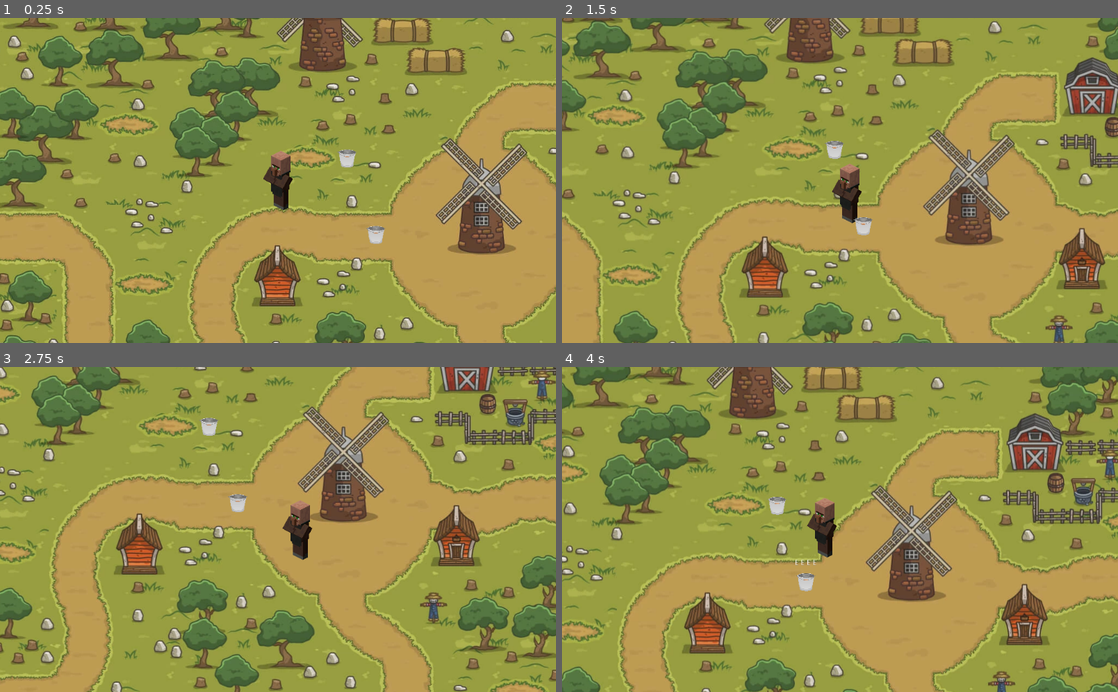
Above: before the commit, frames 1-4 (two rows, left to right).
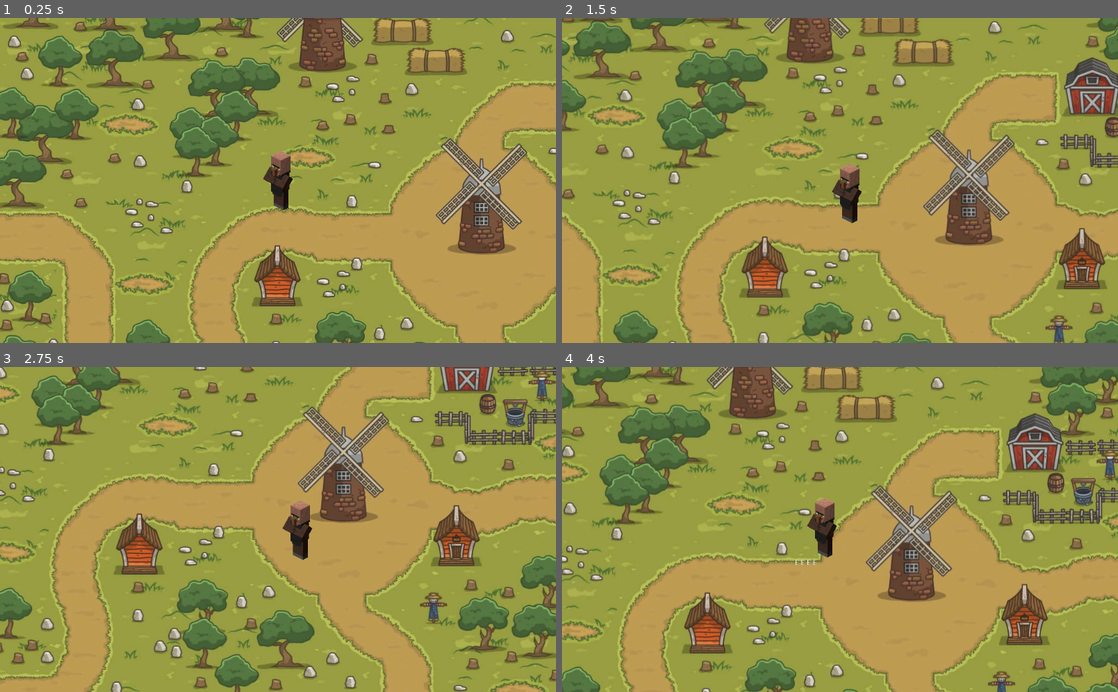
Above: after the commit, the same moments.

Repository: RattusInVitaReali/FarmVile
Game: Godot game, scene res://main.tscn
Two runs of this game, one before a commit and one after it. Both use one fixed random seed, a clock stepped at 60 frames per second and the inputs below.
Inputs:
- Up to frame 1 (0.25 s): no input
- Up to frame 2 (1.5 s): tap Enter at 0.5 s; hold Right (ui_right) 0.53-1.28 s; hold Down (ui_down) from 1.28 s (still down)
- Up to frame 3 (2.75 s): release Down (ui_down) at 2.03 s; hold Right (ui_right) from 2.03 s (still down)
- Up to frame 4 (4 s): release Right (ui_right) at 2.78 s; hold Up (ui_up) 2.78-3.53 s; hold Left (ui_left) from 3.53 s (still down)

The runs differ from the first frame. In frame 1, 0.3% of the frame differs, in the area x 60-70%, y 40-70%; in frame 2, 0.3%; in frame 3, 0.3%; in frame 4, 0.3%.

Commit message:
Lemi izvini x2 :((

Diff:
--- a/interactable/interactable.tscn
+++ b/interactable/interactable.tscn
@@ -1,7 +1,6 @@
-[gd_scene load_steps=4 format=2]
+[gd_scene load_steps=3 format=2]
 
 [ext_resource path="res://interactable/interactable.gd" type="Script" id=1]
-[ext_resource path="res://interactable/—Pngtree—metal bucket cartoon illustration_4729927.png" type="Texture" id=2]
 
 [sub_resource type="CircleShape2D" id=1]
 radius = 30.0
@@ -25,7 +24,3 @@
 text = "USE"
 align = 1
 valign = 1
-
-[node name="Sprite2D" type="Sprite" parent="."]
-scale = Vector2( 0.015, 0.015 )
-texture = ExtResource( 2 )
